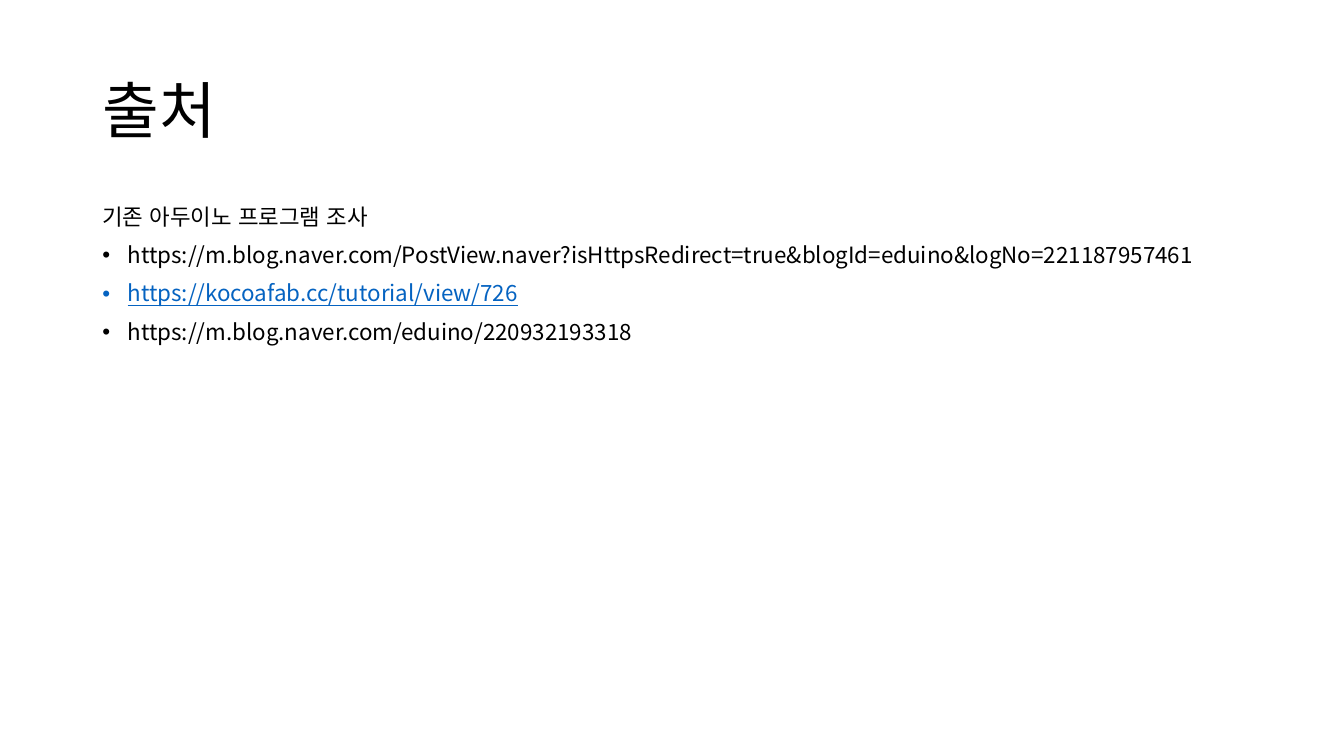
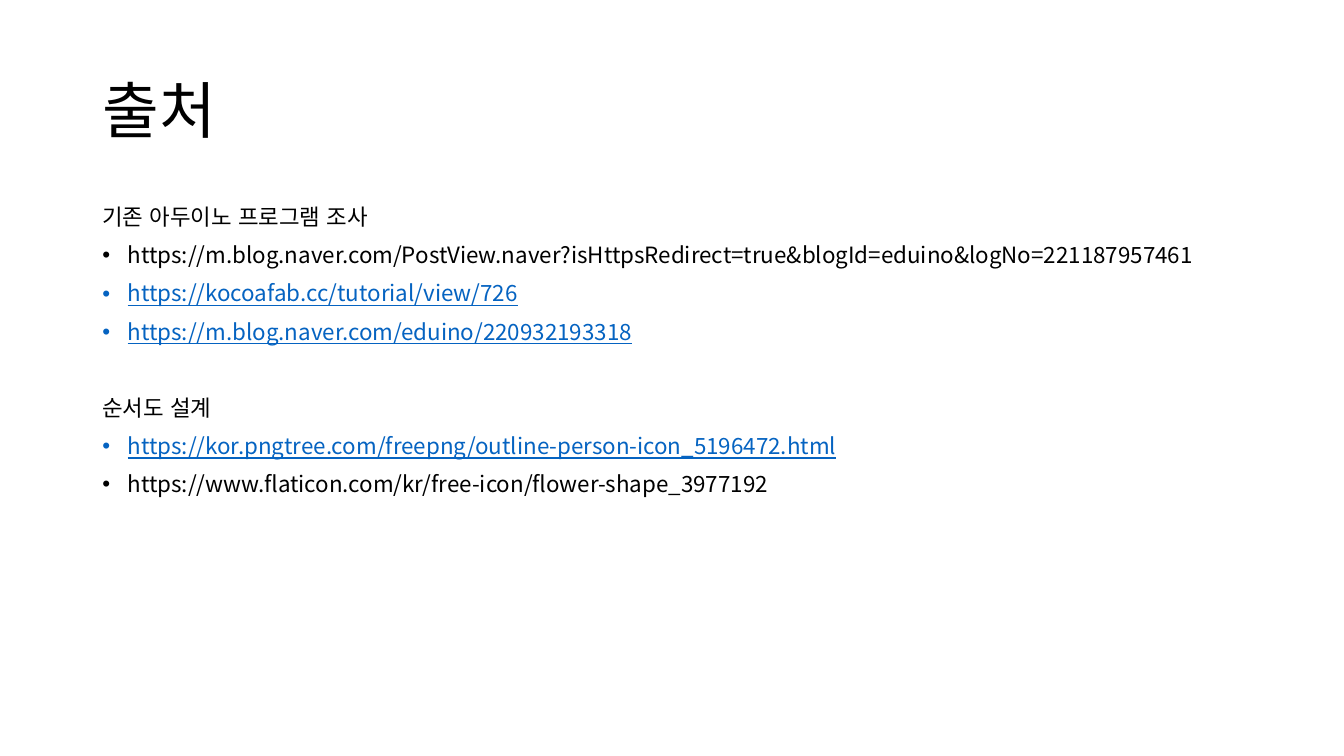
Before and after one commit to sang9831/webdev2022, a slide deck: slide 11 of 임베디드컴퓨팅 기말발표.pptx (slide 7 before the commit). Drawn at 1344x756 pixels with LibreOffice and Linux fonts; fonts in the diff are those of the drawing. Boxes give left, top, right and bottom in pixels: in the first picture for what was removed or moved away, otherwise in the second. Text is boxed around its words. In the diff, an @@ line names an element or a change of style, - is before the commit and + after.

```diff
--- a/임베디드컴퓨팅 기말발표.pptx
+++ b/임베디드컴퓨팅 기말발표.pptx
@@ text at (128,322,632,345): text colour #000000 to #0563C1, underline on in "https://m.blog.naver.com/eduino/220932193318" @@
@@ text at (102,397,836,497): paragraphs added @@
+순서도 설계
+• https://kor.pngtree.com/freepng/outline-person-icon_5196472.html
+• https://www.flaticon.com/kr/free-icon/flower-shape_3977192
```
Also in this commit, not shown: 4 slides added, 1 other file.
